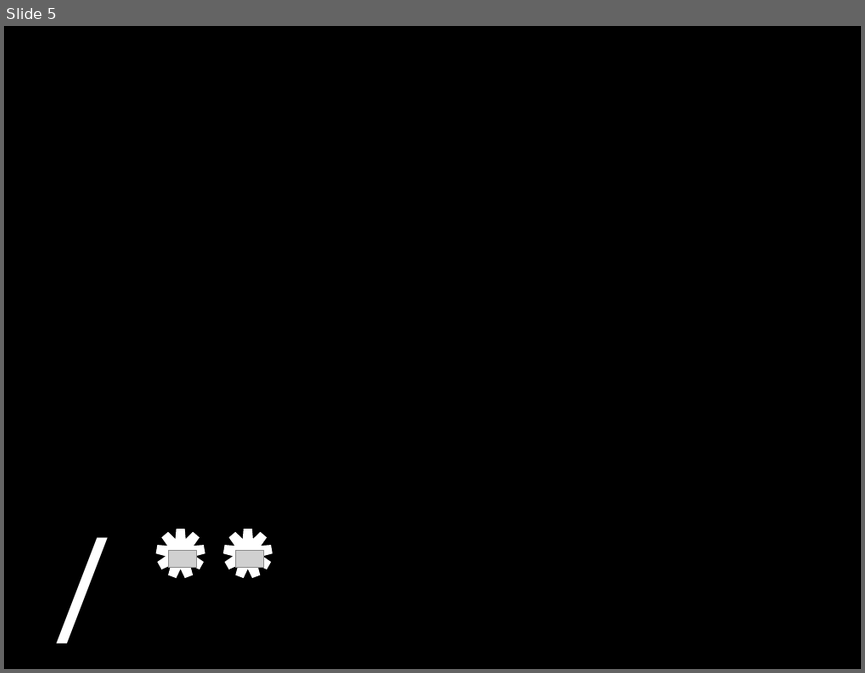
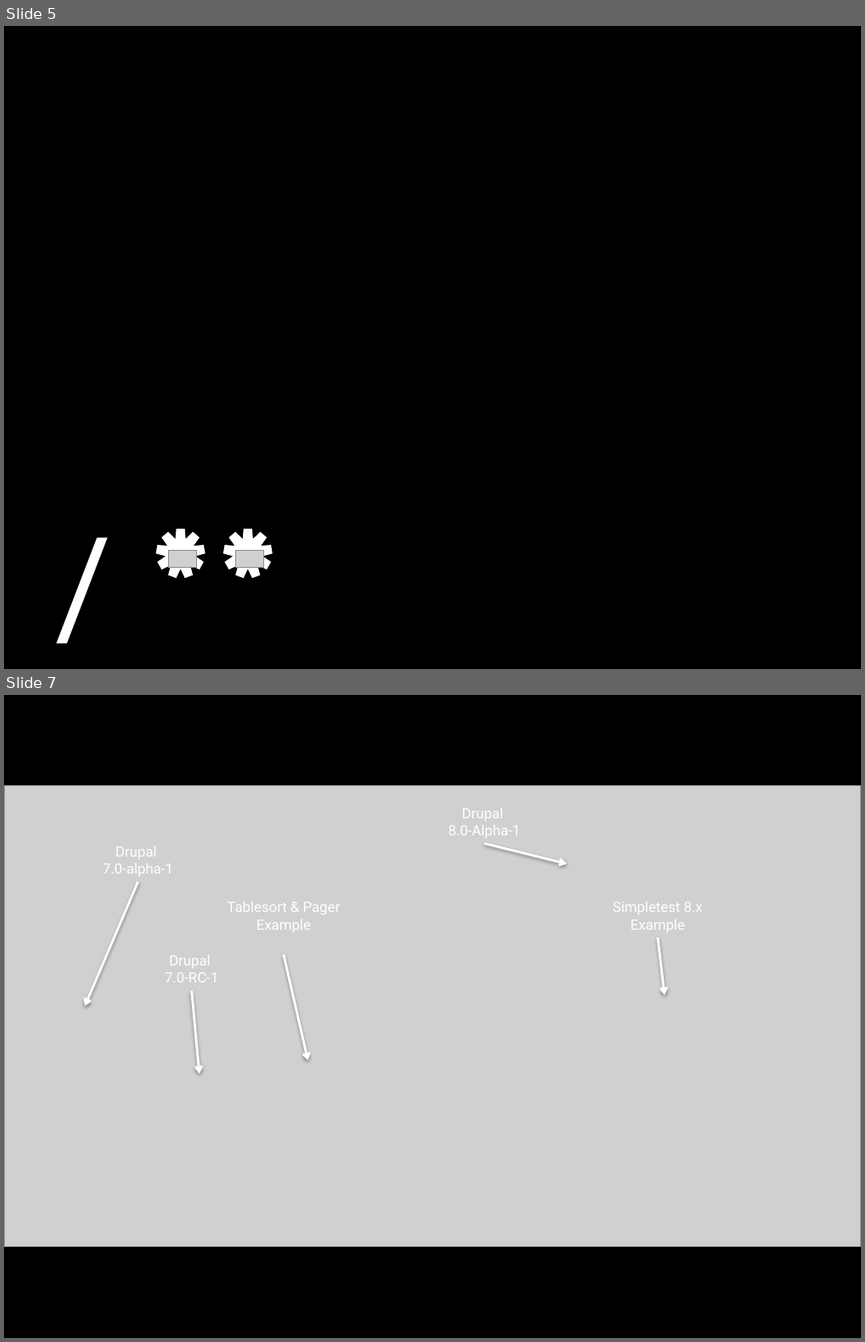
Before and after one commit to socketwench/exampleModuleAintCore, a slide deck: src/exampleModuleAintCore.pptx. Shown one above the other, each under a label of ours: slide 5 before the commit, slides 5 and 7 after it; the slides between them are not shown. The pictures are 865x673 and 865x1342 pixels, drawn with LibreOffice and Linux fonts; fonts in the diff are those of the drawing; grey boxes stand for pictures. Boxes give left, top, right and bottom in pixels: in the first picture for what was removed or moved away, otherwise in the second. Text is boxed around its words. In the diff, an @@ line names an element or a change of style, - is before the commit and + after.

Commit message:
Added Why Example Code section

```diff
--- a/src/exampleModuleAintCore.pptx
+++ b/src/exampleModuleAintCore.pptx
@@ slide 7 added at (4, 695, 861, 1338), background #000000 @@
@@ picture added at (4, 786, 860, 1247) @@
@@ text added at (449, 808, 521, 838), 12 pt, text #FFFFFF @@
+Drupal
+8.0-Alpha-1
@@ text added at (103, 846, 173, 873), 12 pt, text #FFFFFF @@
+Drupal
+7.0-alpha-1
@@ arrow added from (484, 843) to (567, 864), #FFFFFF 2 pt @@
@@ arrow added from (137, 882) to (85, 1006), #FFFFFF 2 pt @@
@@ text added at (227, 902, 341, 932), 12 pt, text #FFFFFF @@
+Tablesort & Pager Example
@@ text added at (613, 902, 703, 932), 12 pt, text #FFFFFF @@
+Simpletest 8.x Example
@@ arrow added from (658, 937) to (664, 995), #FFFFFF 2 pt @@
@@ text added at (165, 955, 218, 982), 12 pt, text #FFFFFF @@
+Drupal
+7.0-RC-1
@@ arrow added from (284, 954) to (308, 1060), #FFFFFF 2 pt @@
@@ arrow added from (192, 991) to (200, 1074), #FFFFFF 2 pt @@
```
Also in this commit, not shown: 2 slides changed, 6 other slides added, 13 other files.
